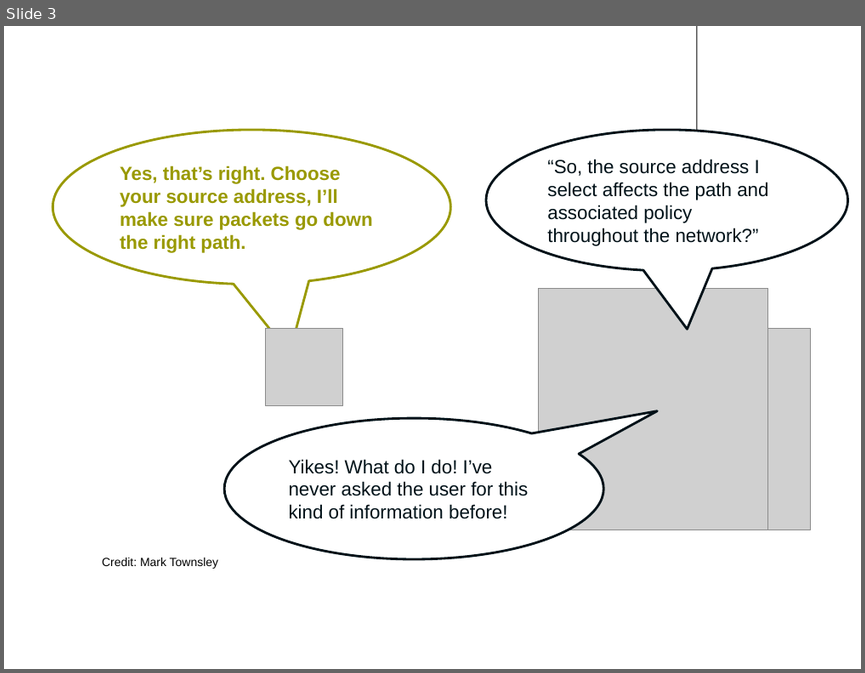
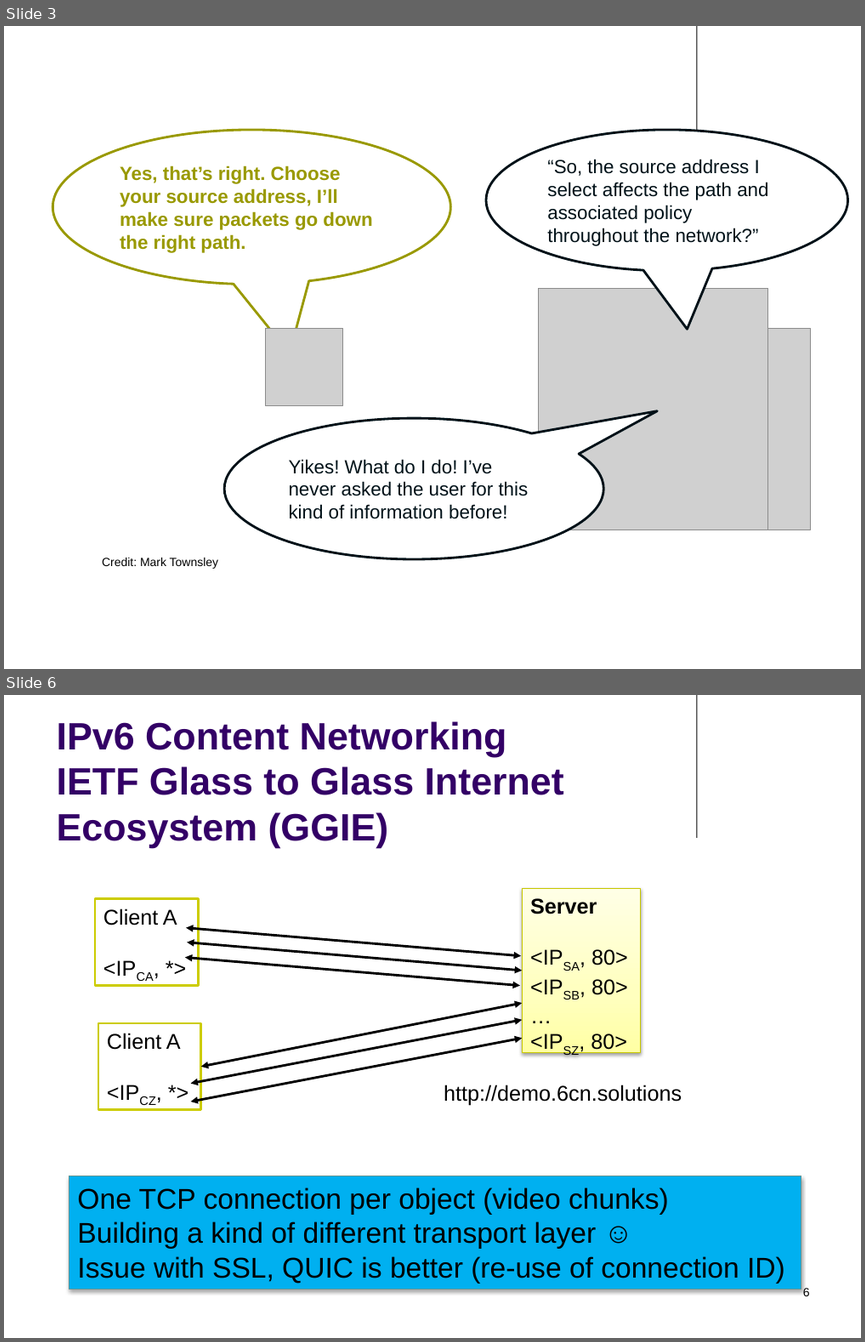
Before and after one commit to mami-project/roadshows, a slide deck: post-sockets/Eric Vyncke - work on pvd.pptx. Shown one above the other, each under a label of ours: slide 3 before the commit, slides 3 and 6 after it; the slides between them are not shown. The pictures are 865x673 and 865x1342 pixels, drawn with LibreOffice and Linux fonts; fonts in the diff are those of the drawing; grey boxes stand for pictures; background and template pictures are left out. Boxes give left, top, right and bottom in pixels: in the first picture for what was removed or moved away, otherwise in the second. Text is boxed around its words. In the diff, an @@ line names an element or a change of style, - is before the commit and + after.

```diff
--- a/post-sockets/Eric Vyncke - work on pvd.pptx
+++ b/post-sockets/Eric Vyncke - work on pvd.pptx
@@ slide 6 added at [4,695,861,1338], background #FFFFFF; not listed: 1 template element that a slide beside it also shows @@
@@ title added at [57,721,564,848], 32 pt, text #330066, bold @@
+IPv6 Content Networking
+IETF Glass to Glass Internet Ecosystem (GGIE)
@@ rectangle added at [522,888,640,1052], fill gradient #FFFFA5 to #FFFFBF to #FFFFE7, outline #C8C800 0.75 pt, 18 pt, text #000000 @@
+Server
+<IPSA, 80>
+<IPSB, 80>
+…
+<IPSZ, 80>
@@ rectangle added at [95,899,199,986], fill #FFFFFF, outline #CCCC00 2 pt, 18 pt, text #000000 @@
+Client A
+<IPCA, *>
@@ rectangle added at [98,1023,201,1110], fill #FFFFFF, outline #CCCC00 2 pt, 18 pt, text #000000 @@
+Client A
+<IPCZ, *>
@@ group added at [185,928,522,1101]: 6 double arrows @@
@@ text added at [443,1084,681,1105], 18 pt, text #000000 @@
+http://demo.6cn.solutions
@@ rectangle added at [69,1175,800,1288], fill #00B0F0, outline #639797 0.75 pt, 24 pt, text #000000 @@
+One TCP connection per object (video chunks)
+Building a kind of different transport layer ☺
+Issue with SSL, QUIC is better (re-use of connection ID)
@@ page number added at [803,1287,810,1296], 10 pt, text #000000 @@
+6
```
Also in this commit, not shown: 3 slides changed.
